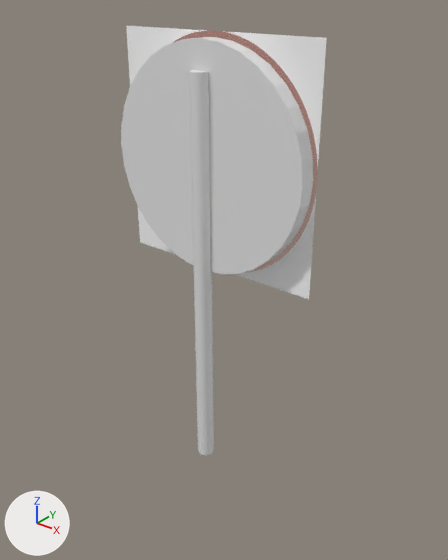
Before and after pictures for a commit that changed the FBX model Assets/Resources/3D/Fish/Koi-tious/No Fishing Sign.fbx.
The view is the same before and after, from a camera (50 mm lens) standing at (2.25, -2.67, 2.96) and looking at (0.04, 0.08, 1.25). The lights are fixed; the arrows at lower left show +X, +Y and +Z. Where no turn or scale is listed for an object, it has been applied to the vertices.

Before the edit, the objects in view are built like this:
```python
me_circle_001 = bpy.data.meshes.new('Circle.001')
me_circle_001.from_pydata(...)  # a 32-sided cylinder along y spanning x -0.656..0.656, y -0.052..0.052, z -0.656..0.656
me_circle_001.materials.append(mat_no_koing)  # white #e7e7e7
me_cylinder_009 = bpy.data.meshes.new('Cylinder.009')
me_cylinder_009.from_pydata(...)  # an 8-sided cylinder along z spanning x -0.06..0.06, y -0.06..0.06, z -1.27..1.27
me_cylinder_009.materials.append(mat_sign)  # white #e7e7e7
me_prohibit_002 = bpy.data.meshes.new('Prohibit.002')
me_prohibit_002.from_pydata(...)  # 316 vertices, 271 faces; spans x -0.67..0.67, y 0.0, z -0.683..0.683
me_prohibit_002.materials.append(mat_prohibit)
ob_circle_001 = bpy.data.objects.new('Circle.001', me_circle_001)
ob_circle_001.location = (0.025, -0.038, 2.034)
ob_cylinder_008 = bpy.data.objects.new('Cylinder.008', me_cylinder_009)
ob_cylinder_008.location = (0.025, -0.1, 1.262)
ob_prohibit = bpy.data.objects.new('Prohibit', me_prohibit_002)
ob_prohibit.location = (0.024, 0.028, 2.034)
```
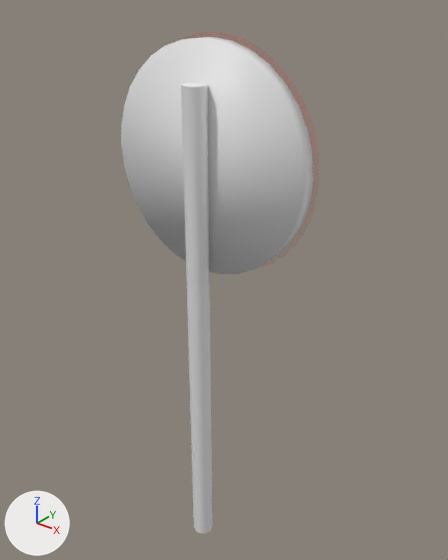
The newer file is also rescaled (x0.577), turned or shifted as a whole; pictures and numbers use the older file's frame.

The change in detail:
me_cylinder_009 has 16 vertices, 10 faces and spans x -0.06..0.06, y -0.06..0.06, z -1.27..1.27.
me_cylinder_009 is used by ob_cylinder_008; location (0.025, -0.1, 1.262).
me_cylinder_009 part 2: the whole mesh is scaled about its middle by 1.25, then moved by (0.0, -0.05, -0.38).
me_circle_001 has 64 vertices, 34 faces and spans x -0.656..0.656, y -0.052..0.052, z -0.656..0.656.
me_circle_001 is used by ob_circle_001; location (0.025, -0.038, 2.034).
me_circle_001 part 1: edges marked sharp go from 96 to 0.
Object 'Prohibit' (ob_prohibit) is deleted.

Pixel boxes [x1, y1, x2, y2] of what changed, in the pictures (448 x 560 px):
'Cylinder.008', mesh rescaled (23% wider, 17% taller)
    before: [189, 70, 214, 455]
    after: [181, 83, 212, 534]
'Prohibit', deleted
    before: [126, 26, 327, 299]
part 1 of me_circle_001, shading changed
    both: [121, 37, 313, 274]
